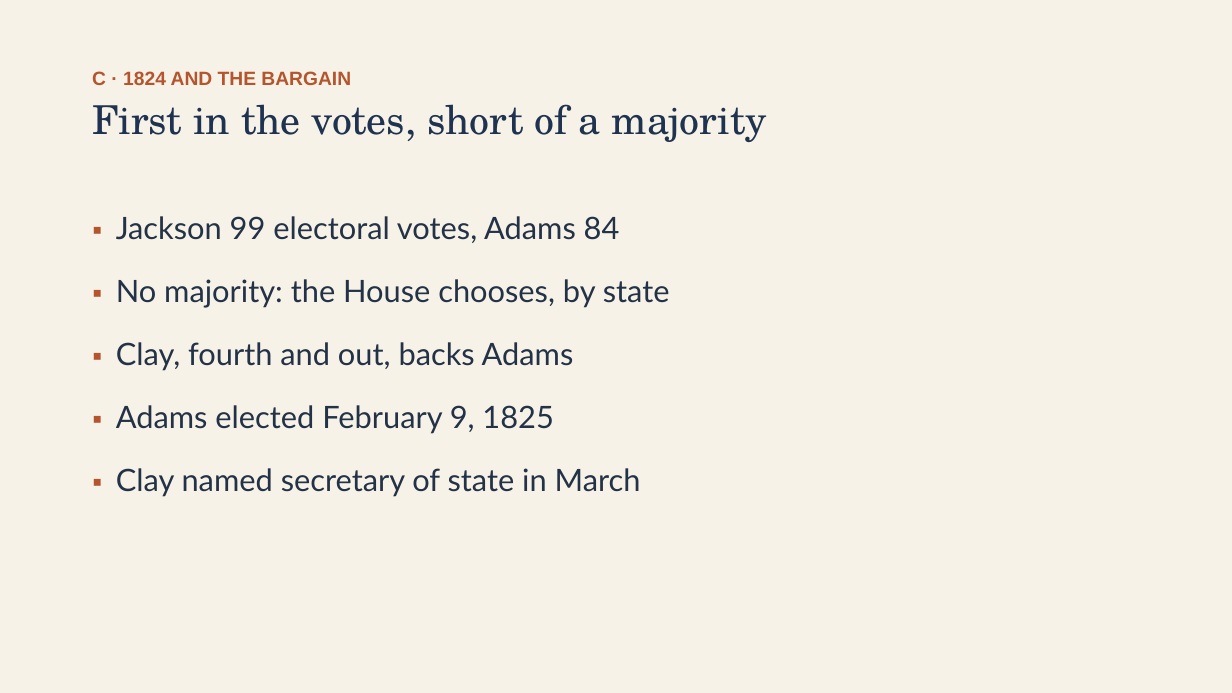
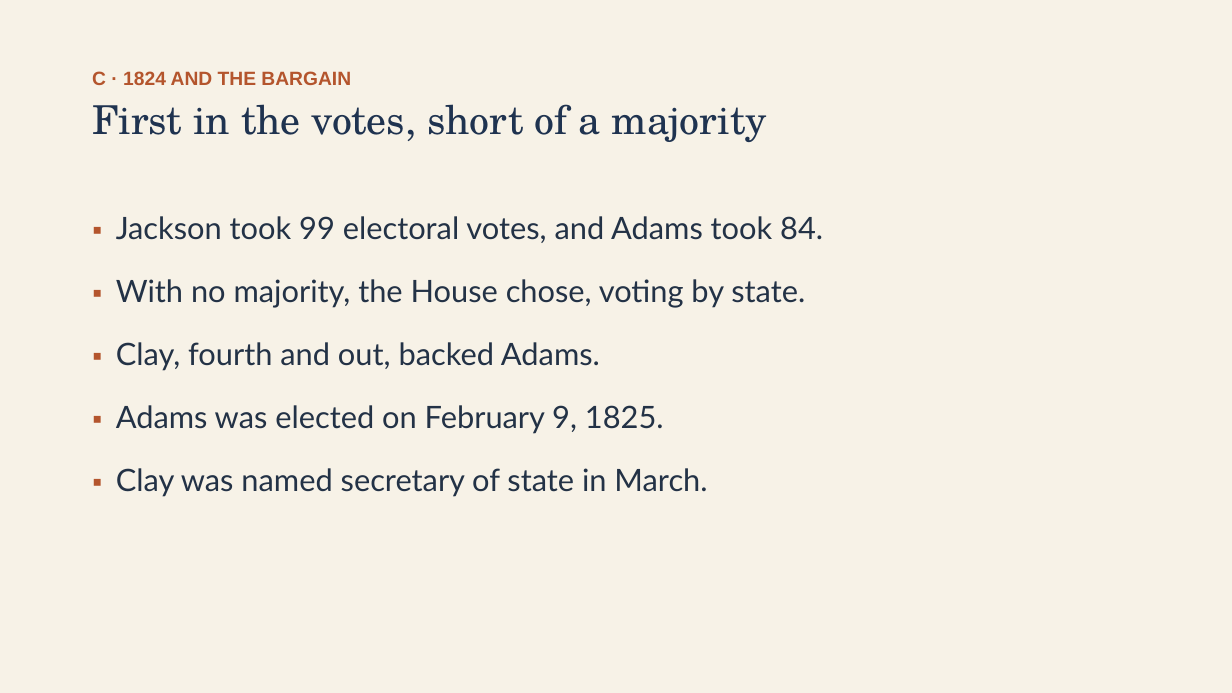
Before and after one commit to ab17gthb/humanities-curriculum-group, a slide deck: slide 12 of jackson-reform/lesson-01/lesson-01-slides.pptx. Drawn at 1232x693 pixels with LibreOffice and Linux fonts; fonts in the diff are those of the drawing. Boxes give left, top, right and bottom in pixels: in the first picture for what was removed or moved away, otherwise in the second. Text is boxed around its words. In the diff, an @@ line names an element or a change of style, - is before the commit and + after.

Commit message:
Rollout: JR L1 reworked and live (The Election of 1828 and Jacksonian Democracy)

```diff
--- a/jackson-reform/lesson-01/lesson-01-slides.pptx
+++ b/jackson-reform/lesson-01/lesson-01-slides.pptx
@@ text at (116,216,823,497): text changed @@
-▪ Jackson 99 electoral votes, Adams 84
-▪ No majority: the House chooses, by state
-▪ Clay, fourth and out, backs Adams
-▪ Adams elected February 9, 1825
-▪ Clay named secretary of state in March
+▪ Jackson took 99 electoral votes, and Adams took 84.
+▪ With no majority, the House chose, voting by state.
+▪ Clay, fourth and out, backed Adams.
+▪ Adams was elected on February 9, 1825.
+▪ Clay was named secretary of state in March.
```
Also in this commit, not shown: 8 other slides changed, 6 other files.
